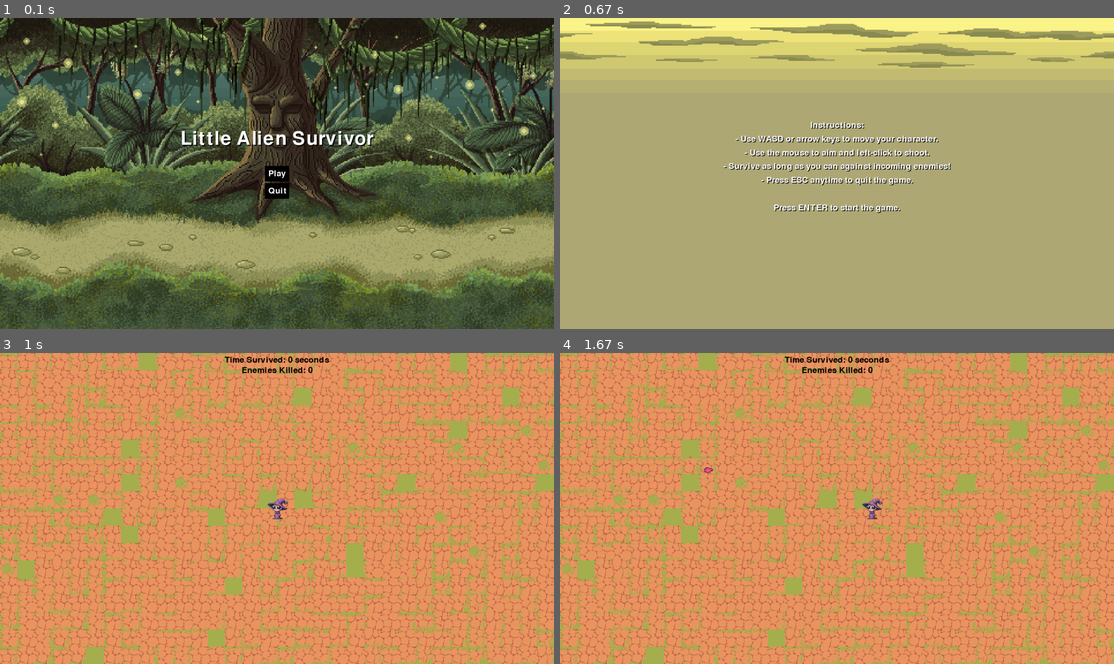
Above: before the commit, frames 1-4 (two rows, left to right).
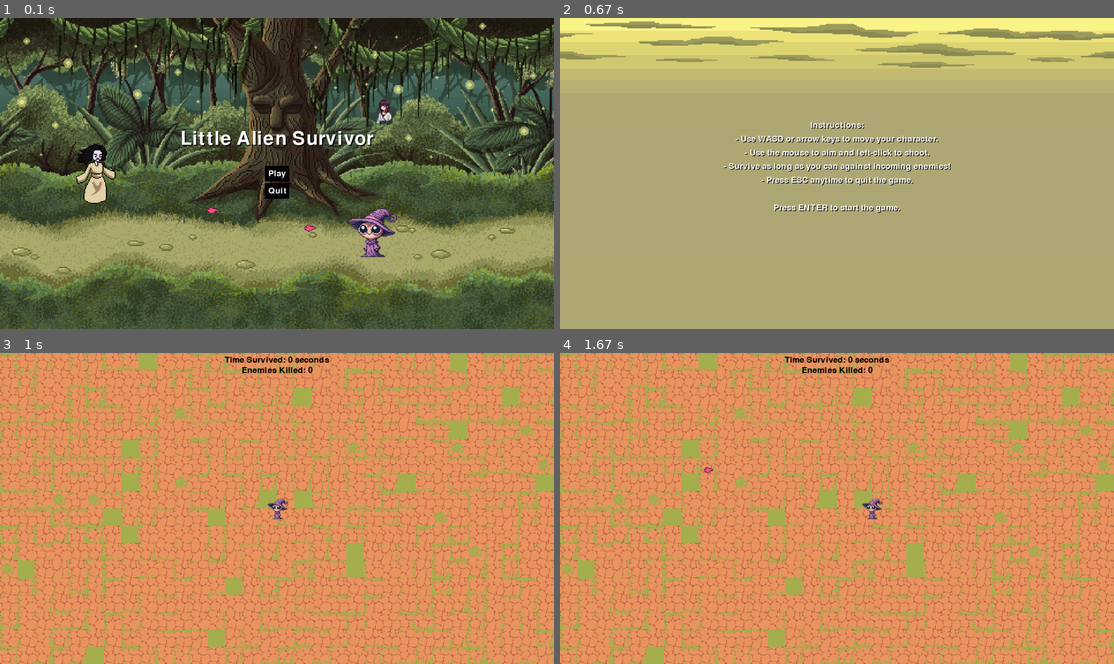
Above: after the commit, the same moments.

Repository: brandoncopeman/pygameGeoWarsLike
Game: pygame game, started from main.py
Two runs of this game, one before a commit and one after it. Both use one fixed random seed, a clock stepped at 60 frames per second and the inputs below.
Inputs (mouse positions are in pixels of both pictures, inside the frame that each line leads up to):
- Up to frame 1 (0.1 s): no input
- Up to frame 2 (0.67 s): click (837, 173) at 0.38 s
- Up to frame 3 (1 s): tap Enter at 0.67 s
- Up to frame 4 (1.67 s): click (665, 461) at 1.05 s; hold D from 1.33 s (still down); move the mouse to (665, 580) at 1.37 s

The runs differ from the first frame. In frame 1, 1.7% of the frame differs, in the area x 13-97%, y 26-77%; in frame 2, nothing differs; in frame 3, nothing differs; in frame 4, nothing differs.

Commit message:
fixed special collision, added sound, and edited title screen

Diff:
--- a/game.py
+++ b/game.py
@@ -8,6 +8,7 @@
 from titlescreen import show_title_screen
 from instructions import show_instructions_screen
 from pickupItems import PickupItem
+from specialProjectiles import specialProjectile
 
 def start_game():
     show_title_screen()  # Show the title screen before starting the game
@@ -18,6 +19,7 @@
     players = pygame.sprite.Group()  # New player group
     particles = pygame.sprite.Group()  # Group for particles
     pickups = pygame.sprite.Group()  # Group for pickup items
+    specialPro = pygame.sprite.Group()  # Group for special projectiles
 
 
     # Pre-render the tiled floor once
@@ -63,9 +65,10 @@
                     if special_projectile_ready:  # Fire special projectile if available
                         player.shoot(mouse_pos, special=True)
                         special_projectile_ready = False  # Use up the special projectile
+                        special_shoot_sound.play()
                     else:
                         player.shoot(mouse_pos)  # Fire normal projectile
-                    shoot_sound.play()
+                        shoot_sound.play()
 
             elif event.type == pygame.KEYDOWN:
                 if event.key == pygame.K_ESCAPE:  # Check for Escape key
@@ -76,13 +79,20 @@
 
         # Update sprites
         player.update(keys)  # Manually pass the keys to the player's update method
-        player.projectiles.update()
 
         for enemy in enemies:
             enemy.update()  # No need to pass keys for enemies
 
         particles.update()
         pickups.update()
+
+        for projectile in player.projectiles:
+            if isinstance(projectile, specialProjectile):
+                projectile.update(enemies)  # Pass enemies for special projectiles
+            else:
+                 projectile.update()  # Call regular update for normal projectiles
+
+
 
 
           # Check if 5 seconds have passed to spawn more enemies
@@ -158,6 +168,8 @@
         all_sprites.draw(screen)
         player.projectiles.draw(screen)  # Draw projectiles separately
         particles.draw(screen)
+        specialPro.draw(screen)  # Draw special projectiles
+
 
 
 
--- a/settings.py
+++ b/settings.py
@@ -22,6 +22,8 @@
 
 death_sound = pygame.mixer.Sound(os.path.join(sounds_folder, "dead.wav"))
 shoot_sound = pygame.mixer.Sound(os.path.join(sounds_folder, "shoot.wav"))
+special_shoot_sound = pygame.mixer.Sound(os.path.join(sounds_folder, "specialshoot.wav"))
+
 
 # Initialize the font module
 pygame.font.init()
--- a/specialProjectiles.py
+++ b/specialProjectiles.py
@@ -1,6 +1,7 @@
 import pygame
 import math
 from settings import *
+from enemy import Enemy
 
 class specialProjectile(pygame.sprite.Sprite):
     def __init__(self, x, y, angle):
@@ -15,7 +16,7 @@
         self.vel_x = math.cos(angle) * self.speed
         self.vel_y = math.sin(angle) * self.speed
 
-    def update(self):
+    def update(self, enemies):
         # Move the projectile in the specified direction
         self.rect.x += self.vel_x
         self.rect.y += self.vel_y
@@ -23,3 +24,8 @@
         # Remove the projectile if it goes off-screen
         if self.rect.right < 0 or self.rect.left > SCREEN_WIDTH or self.rect.bottom < 0 or self.rect.top > SCREEN_HEIGHT:
             self.kill()
+
+        # Check for collisions with all enemies in the path
+        collided_enemies = pygame.sprite.spritecollide(self, enemies, True, pygame.sprite.collide_mask)
+        for enemy in collided_enemies:
+            enemy.kill()  # Destroy each enemy it collides with
Binary file changed: assets/ts1.png
Not shown, added: assets/sounds/specialshoot.wav
